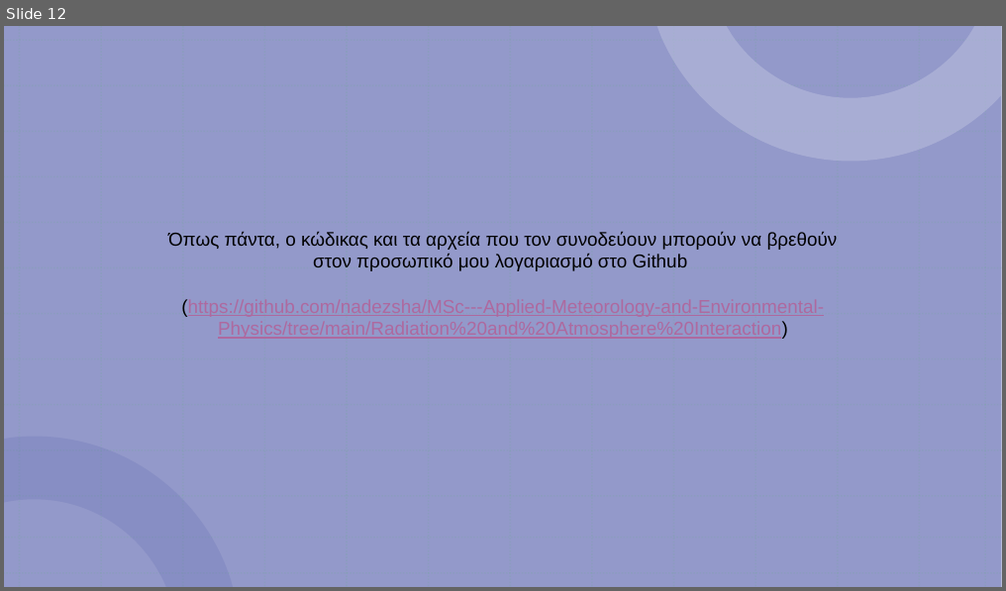
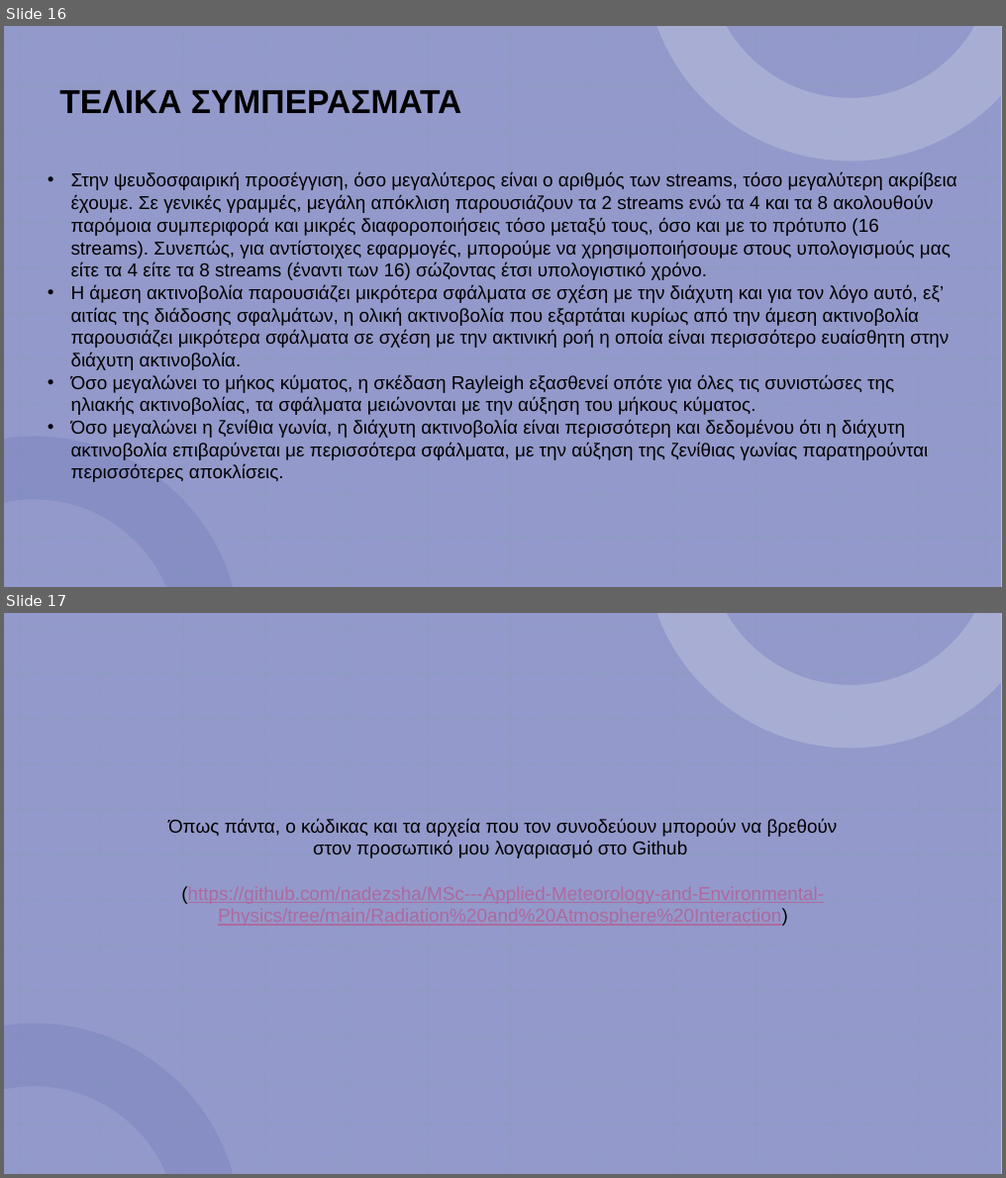
Before and after one commit to nadezsha/MSc---Applied-Meteorology-and-Environmental-Physics, a slide deck: Radiation and Atmosphere Interaction/Report 2/ΕργασίαΔύο.pptx. Shown one above the other, each under a label of ours: slide 12 before the commit, slides 16 and 17 after it. The pictures are 1006x591 and 1006x1178 pixels, drawn with LibreOffice and Linux fonts; fonts in the diff are those of the drawing. Boxes give left, top, right and bottom in pixels: in the first picture for what was removed or moved away, otherwise in the second. Text is boxed around its words. In the diff, an @@ line names an element or a change of style, - is before the commit and + after.

```diff
--- a/Radiation and Atmosphere Interaction/Report 2/ΕργασίαΔύο.pptx
+++ b/Radiation and Atmosphere Interaction/Report 2/ΕργασίαΔύο.pptx
@@ slide 16 added at bbox=[4, 26, 1002, 587], background #FFFFFF; not listed: 29 template elements that a slide beside it also shows @@
@@ text added at bbox=[59, 90, 461, 113], 32 pt, text #000000, bold @@
+ΤΕΛΙΚΑ ΣΥΜΠΕΡΑΣΜΑΤΑ
@@ text added at bbox=[71, 173, 957, 482], 18 pt, text #000000 @@
+• Στην ψευδοσφαιρική προσέγγιση, όσο μεγαλύτερος είναι ο αριθμός των streams, τόσο μεγαλύτερη ακρίβεια έχουμε. Σε γενικές γραμμές, μεγάλη απόκλιση παρουσιάζουν τα 2 streams ενώ τα 4 και τα 8 ακολουθούν παρόμοια συμπεριφορά και μικρές διαφοροποιήσεις τόσο μεταξύ τους, όσο και με το πρότυπο (16 streams). Συνεπώς, για αντίστοιχες εφαρμογές, μπορούμε να χρησιμοποιήσουμε στους υπολογισμούς μας είτε τα 4 είτε τα 8 streams (έναντι των 16) σώζοντας έτσι υπολογιστικό χρόνο.
+• Η άμεση ακτινοβολία παρουσιάζει μικρότερα σφάλματα σε σχέση με την διάχυτη και για τον λόγο αυτό, εξ’ αιτίας της διάδοσης σφαλμάτων, η ολική ακτινοβολία που εξαρτάται κυρίως από την άμεση ακτινοβολία παρουσιάζει μικρότερα σφάλματα σε σχέση με την ακτινική ροή η οποία είναι περισσότερο ευαίσθητη στην διάχυτη ακτινοβολία.
+• Όσο μεγαλώνει το μήκος κύματος, η σκέδαση Rayleigh εξασθενεί οπότε για όλες τις συνιστώσες της ηλιακής ακτινοβολίας, τα σφάλματα μειώνονται με την αύξηση του μήκους κύματος.
+• Όσο μεγαλώνει η ζενίθια γωνία, η διάχυτη ακτινοβολία είναι περισσότερη και δεδομένου ότι η διάχυτη ακτινοβολία επιβαρύνεται με περισσότερα σφάλματα, με την αύξηση της ζενίθιας γωνίας παρατηρούνται περισσότερες αποκλίσεις.
@@ what was slide 12 is now slide 17 @@
```
Also in this commit, not shown: 1 slide changed, 5 other slides added, 1 slide removed.
